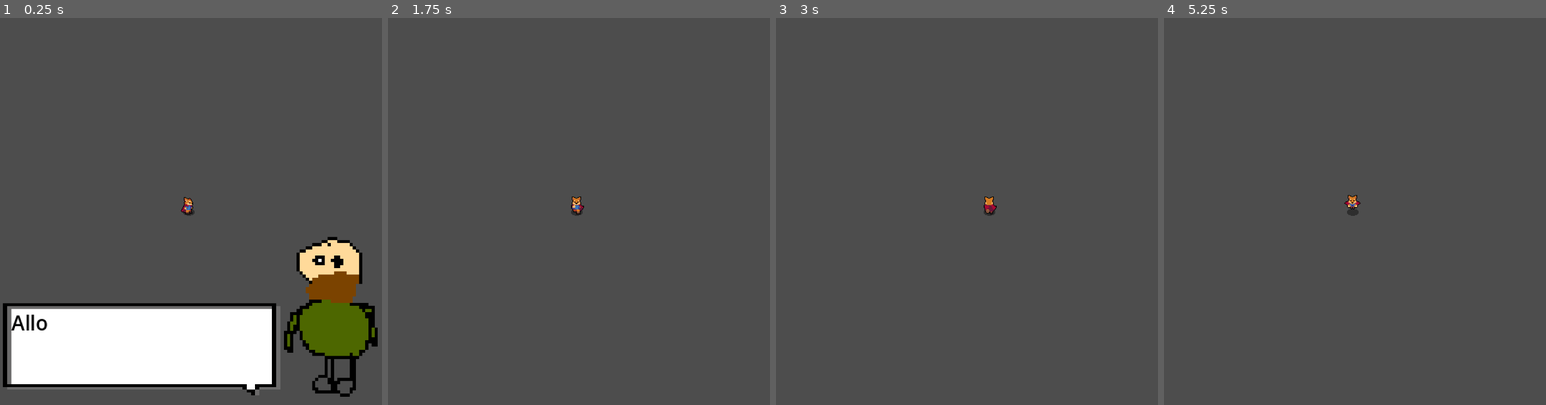
Above: before the commit, frames 1-4 (left to right).
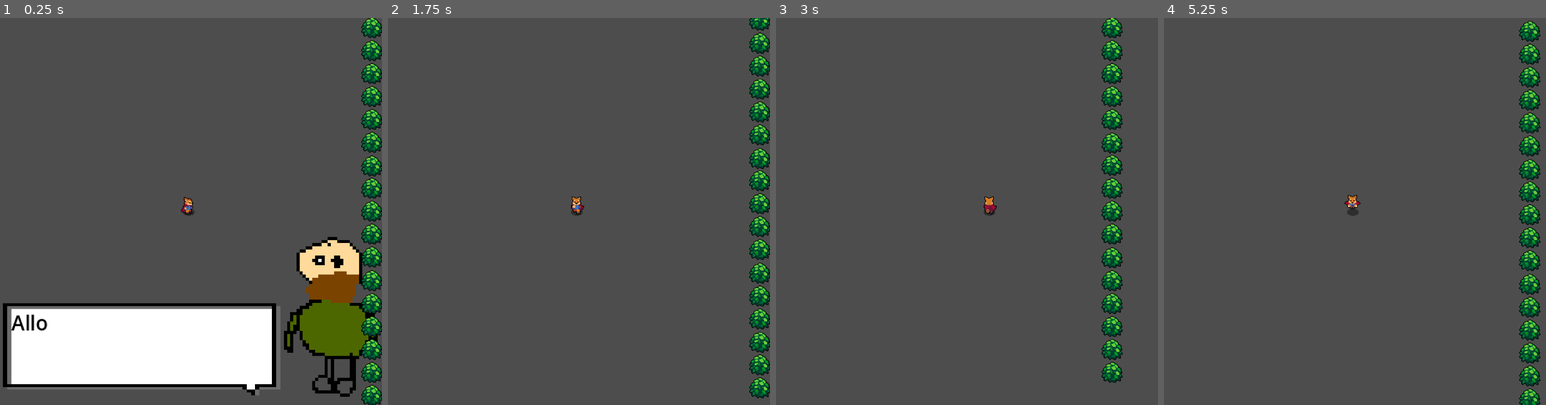
Above: after the commit, the same moments.

Repository: NathanRullier/GameJamQuebec
Game: Godot game, scene res://test_map_1.tscn
The game is run twice, just before and just after one commit, with the same random seed, the same clock (stepped at 60 frames per second) and the same inputs. This scene is started directly instead of the project's main scene.
Inputs:
- Up to frame 1 (0.25 s): no input
- Up to frame 2 (1.75 s): tap Enter (ui_accept) at 0.5, 0.77, 1.25, 1.52 s; hold Right (ui_right) 0.53-1.28 s; hold T (setSwitch, bound only after the commit) 0.53-1.28 s; hold Down (ui_down) from 1.28 s (still down); tap J (attack) at 1.35 s; tap T (setSwitch, bound only after the commit) at 1.55 s
- Up to frame 3 (3 s): release Down (ui_down) at 2.03 s; hold Right (ui_right) 2.03-2.78 s; hold T (setSwitch, bound only after the commit) 2.03-2.78 s; tap K (roll) at 2.1 s; hold Up (ui_up) from 2.78 s (still down); tap T (setSwitch, bound only after the commit) at 2.85 s
- Up to frame 4 (5.25 s): tap Enter (ui_accept) at 3.02, 3.77, 4.52 s; release Up (ui_up) at 3.53 s; hold T (setSwitch, bound only after the commit) 3.53-4.28 s; hold Left (ui_left) 3.53-5.03 s; tap J (attack) at 4.35 s; tap T (setSwitch, bound only after the commit) at 4.55 s; hold Down (ui_down) from 5.03 s (still down); hold T (setSwitch, bound only after the commit) from 5.03 s (still down); tap K (roll) at 5.1 s

The runs differ from the first frame. In frame 1, 3.7% of the frame differs, in the area x 94-100%, y 0-100%; in frame 2, 3.7%; in frame 3, 3.5%; in frame 4, 3.7%, in the area x 92-99%, y 0-100%.

Commit message:
changing levels

Diff:
--- a/gamejamquebec/Tiles/Wall_Bush.tscn
+++ b/gamejamquebec/Tiles/Wall_Bush.tscn
@@ -1,10 +1,11 @@
-[gd_scene load_steps=2 format=3 uid="uid://b1vx26sspg70f"]
+[gd_scene load_steps=3 format=3 uid="uid://b1vx26sspg70f"]
+
+[ext_resource type="Texture2D" uid="uid://c5sxqxaea2ovm" path="res://World/Bush.png" id="1_pfgqp"]
 
 [sub_resource type="RectangleShape2D" id="RectangleShape2D_5te3p"]
 size = Vector2(32, 32)
 
 [node name="Node2D" type="Node2D"]
-visible = false
 
 [node name="StaticBody2D" type="StaticBody2D" parent="."]
 
@@ -14,4 +15,4 @@
 
 [node name="Sprite2D" type="Sprite2D" parent="."]
 position = Vector2(16, -16)
-scale = Vector2(2, 2)
+texture = ExtResource("1_pfgqp")
--- a/gamejamquebec/next_level.gd
+++ b/gamejamquebec/next_level.gd
@@ -7,4 +7,6 @@
 		var next_level_number = current_scene_file.to_int() + 1
 
 		var next_level_path = "res://test_map_" + str(next_level_number) + ".tscn"
+		TransitionScreen.transition()
+		await TransitionScreen.on_transition_finished
 		get_tree().change_scene_to_file(next_level_path)
--- a/gamejamquebec/project.godot
+++ b/gamejamquebec/project.godot
@@ -18,6 +18,7 @@
 [autoload]
 
 PlayerStats="*res://Player/PlayerStats.tscn"
+TransitionScreen="*res://transition_screen.tscn"
 
 [display]
 
@@ -101,6 +102,11 @@
 , Object(InputEventKey,"resource_local_to_scene":false,"resource_name":"","device":0,"window_id":0,"alt_pressed":false,"shift_pressed":false,"ctrl_pressed":false,"meta_pressed":false,"pressed":false,"keycode":90,"physical_keycode":0,"key_label":0,"unicode":0,"location":0,"echo":false,"script":null)
 ]
 }
+setSwitch={
+"deadzone": 0.5,
+"events": [Object(InputEventKey,"resource_local_to_scene":false,"resource_name":"","device":-1,"window_id":0,"alt_pressed":false,"shift_pressed":false,"ctrl_pressed":false,"meta_pressed":false,"pressed":false,"keycode":0,"physical_keycode":84,"key_label":0,"unicode":116,"location":0,"echo":false,"script":null)
+]
+}
 
 [layer_names]
 
--- a/gamejamquebec/transition_screen.tscn
+++ b/gamejamquebec/transition_screen.tscn
@@ -33,10 +33,27 @@
 "values": [Color(1, 1, 1, 0)]
 }
 
+[sub_resource type="Animation" id="Animation_gn3se"]
+resource_name = "fade_to_normal"
+length = 0.5
+tracks/0/type = "value"
+tracks/0/imported = false
+tracks/0/enabled = true
+tracks/0/path = NodePath("ColorRect:modulate")
+tracks/0/interp = 1
+tracks/0/loop_wrap = true
+tracks/0/keys = {
+"times": PackedFloat32Array(0, 0.5),
+"transitions": PackedFloat32Array(1, 1),
+"update": 0,
+"values": [Color(1, 1, 1, 1), Color(1, 1, 1, 0)]
+}
+
 [sub_resource type="AnimationLibrary" id="AnimationLibrary_hm13j"]
 _data = {
 "RESET": SubResource("Animation_litl7"),
-"fade_to_black": SubResource("Animation_fre8u")
+"fade_to_black": SubResource("Animation_fre8u"),
+"fade_to_normal": SubResource("Animation_gn3se")
 }
 
 [node name="Transition_screen" type="CanvasLayer"]
Not shown: 1 places in gamejamquebec/transition_screen.tscn that only renumber resources
